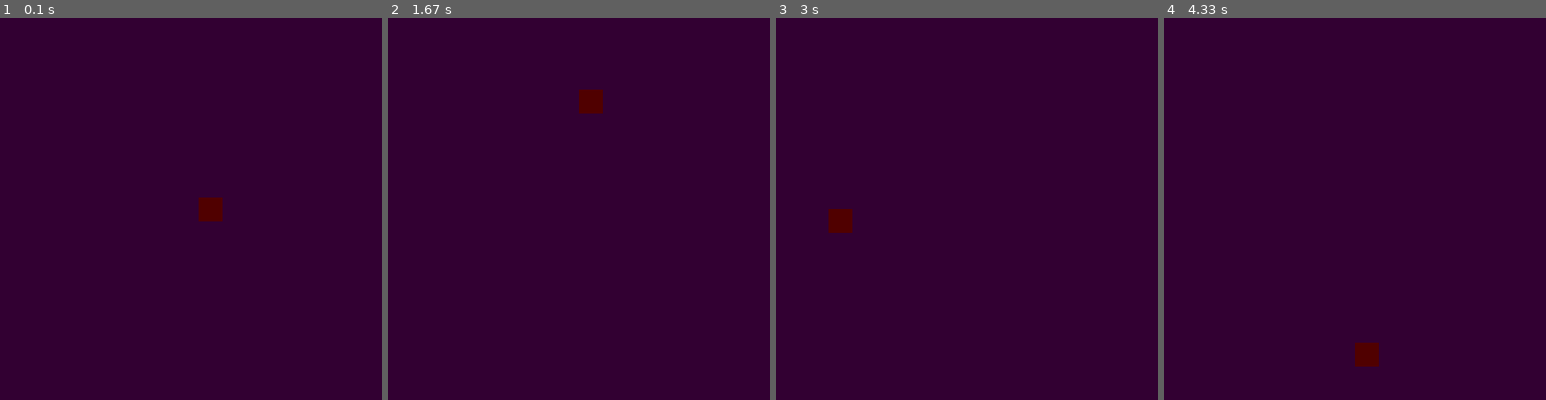
Above: before the commit, frames 1-4 (left to right).
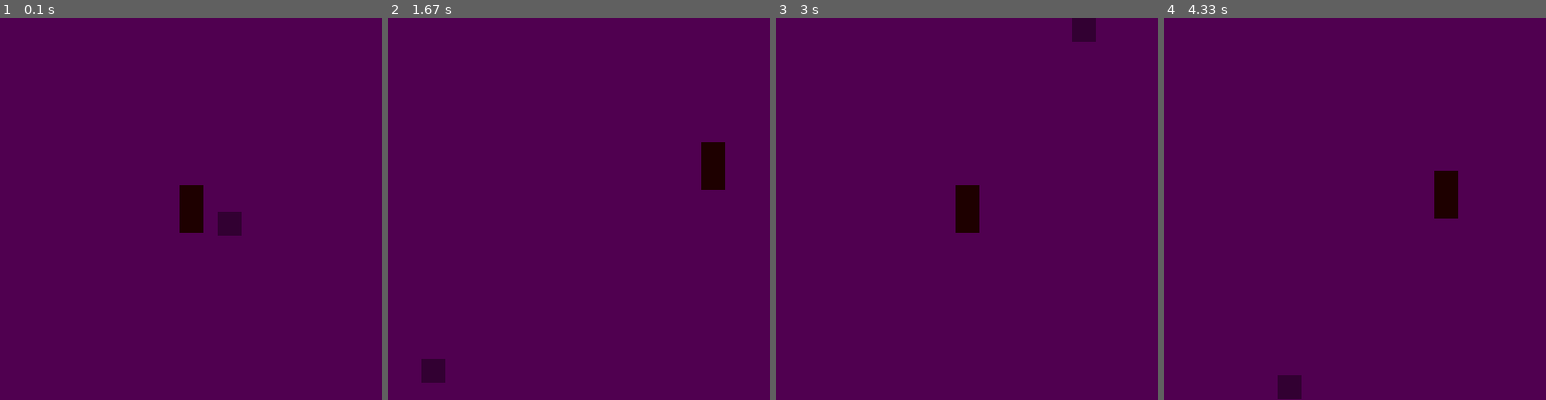
Above: after the commit, the same moments.

Repository: Randomperson999/Python-2020
Game: pygame game, started from pygameTemplate1/main.py
The game is run twice, just before and just after one commit, with the same random seed, the same clock (stepped at 60 frames per second) and the same inputs.
Inputs:
- Up to frame 1 (0.1 s): no input
- Up to frame 2 (1.67 s): hold Right 0.33-0.8 s; hold Up 0.83-1.13 s; hold Right 1.17-1.63 s
- Up to frame 3 (3 s): hold Left 1.67-2.2 s; hold Down 2.23-2.53 s; hold Left 2.57-2.97 s
- Up to frame 4 (4.33 s): hold Up 3-3.37 s; hold Right 3.4-4.03 s; hold Down from 4.07 s (still down)

The runs differ from the first frame. In frame 1, 100% of the frame differs, in the area x 0-100%, y 0-100%; in frame 2, 100%; in frame 3, 100%; in frame 4, 100%.

Commit message:
pygame template

Diff:
--- a/pygameTemplate1/colors.py
+++ b/pygameTemplate1/colors.py
@@ -10,5 +10,6 @@
 MAGENTA = (255, 0, 255)
 
 DARK_RED = (80, 0, 0)
+DEEP_RED = (30, 0, 0)
 PURPLE = (80, 0, 80)
 DARK_PURPLE = (50, 0, 50)
--- a/pygameTemplate1/main.py
+++ b/pygameTemplate1/main.py
@@ -4,22 +4,54 @@
 
 import pygame
 import random
+import math
 import colors as c
 
 # classes
-class Player(pygame.sprite.Sprite):
+class Npc(pygame.sprite.Sprite):
     def __init__(self):
-        super(Player, self).__init__()
+        super(Npc, self).__init__()
         self.image = pygame.Surface((25, 25))
-        self.image.fill(c.DARK_RED)
+        self.image.fill(c.DARK_PURPLE)
         self.rect = self.image.get_rect()
         self.rect.center = (WIDTH/2, HEIGHT/2)
+        # self.rect.bottomright = (0, 0)
+        # self.speedX = random.randint(-10, 10)
+        # self.speedY = random.randint(-10, 10)
         self.speedX = 5
-        self.speedY = 0
-
+        self.speedY = 5
+        self.ang = 10
     def update(self):
         self.rect.y += self.speedY*2
         self.rect.x += self.speedX*2
+        self.circle(10)
+        # other movement
+        # if self.rect.right >= WIDTH:
+        #     self.speedX = 0
+        #     self.speedY = -5
+        # if self.rect.right >= WIDTH and self.rect.topright[1] < 0:
+        #     self.speedX = -5
+        #     self.speedY = 0
+        # if self.rect.left < 0 and self.rect.topleft[1] <= 0:
+        #     self.speedX = 0
+        #     self.speedY = 5
+        # if self.rect.left <= 0 and self.rect.bottomleft[1] > HEIGHT:
+        #     self.speedX = 5
+        #     self.speedY = 0
+        # if self.rect.right > WIDTH and self.rect.bottomright[1] >= HEIGHT:
+        #     self.speedX = 0
+        #     self.speedY = -5
+
+        # movement1
+        # if self.rect.centerx >= (WIDTH/2) and self.ang < 360:
+        #     self.circle(8)
+        #     self.rect.center = (WIDTH/2, HEIGHT/2)
+        #     self.speedX = 3
+        #     self.speedY = -3
+        # if self.rect.bottomleft[0] > WIDTH and self.rect.bottomleft[1] <= 0:
+        #     self.rect.bottomright = (0, 0)
+        #     self.speedX = 3
+        #     self.speedY = 3
 
         # screen wrapping
         # if self.rect.right > WIDTH:
@@ -30,28 +62,40 @@
         #     self.rect.top = 0
         # if self.rect.top < 0:
         #     self.rect.bottom = HEIGHT
+        #
 
-        if self.rect.right > WIDTH:
+        # screen wrapping 3
+        if self.rect.right >= WIDTH-1 or self.rect.left <= 0:
+            self.speedX = -self.speedX
+        if self.rect.bottom >= HEIGHT or self.rect.top <= 0:
+            self.speedY = -self.speedY
+
+    def circle(self, n):
+        rad = self.ang * math.pi / 180
+        self.rect.centery = -math.sin(rad) * n + self.rect.centery
+        self.rect.centerx = math.cos(rad) * n + self.rect.centerx
+        self.ang += 5
+        if self.rect.right >= WIDTH-1:
+            self.rect.right = WIDTH
+        if self.rect.left <= 0:
+            self.rect.left = 0
+        if self.rect.bottom >= HEIGHT:
             self.rect.bottom = HEIGHT
-            self.rect.x = WIDTH/2
-            self.speedX = 0
-            self.speedY = -5
-        if self.rect.left < 0:
+        if self.rect.top <= 0:
             self.rect.top = 0
-            self.rect.x = WIDTH/2
-            self.speedX = 0
-            self.speedY = 5
-        if self.rect.bottom > HEIGHT:
-            self.rect.left = 0
-            self.rect.y = HEIGHT/2
-            self.speedX = 5
-            self.speedY = 0
-        if self.rect.top < 0:
-            self.rect.right = WIDTH
-            self.rect.y = HEIGHT/2
-            self.speedX = -5
-            self.speedY = 0
 
+class Player(pygame.sprite.Sprite):
+    def __init__(self):
+        super(Player, self).__init__()
+        self.image = pygame.Surface((25, 50))
+        self.image.fill(c.DEEP_RED)
+        self.rect = self.image.get_rect()
+        self.rect.center = (WIDTH / 2, HEIGHT / 2)
+        self.speedX = 0
+        self.speedY = 0
+    def update(self):
+        self.rect.y += self.speedY
+        self.rect.x += self.speedX
 
 # Constants
 HEIGHT = 400
@@ -67,16 +111,20 @@
 pygame.display.set_caption(title)
 clock = pygame.time.Clock()
 
+
 # sprite groups
 allSprites = pygame.sprite.Group()
 playersGroup = pygame.sprite.Group()
 mobsGroup = pygame.sprite.Group()
-
 # game objects
+npc = Npc()
 player = Player()
 
 # add objects to sprite groups
+allSprites.add(npc)
+mobsGroup.add(npc)
 allSprites.add(player)
+playersGroup.add(player)
 
 
 # game loop
@@ -87,13 +135,46 @@
 
     # process input
     for event in pygame.event.get():
+        # grid movement
+        # if event.type == pygame.KEYDOWN:
+        #     if event.key == pygame.K_LEFT:
+        #         # player.speedX = -2
+        #         player.rect.x -= 25
+        #     if event.key == pygame.K_RIGHT:
+        #         player.rect.x += 25
+        #     if event.key == pygame.K_UP:
+        #         player.rect.y -= 50
+        #     if event.key == pygame.K_DOWN:
+        #         player.rect.y += 50
+        # flow movement
+        if event.type == pygame.KEYDOWN:
+            if event.key == pygame.K_LEFT:
+                player.speedX = -5
+            if event.key == pygame.K_RIGHT:
+                player.speedX = 5
+            if event.key == pygame.K_UP:
+                player.speedY = -5
+            if event.key == pygame.K_DOWN:
+                player.speedY = 5
+        if event.type == pygame.KEYUP:
+            if event.key == pygame.K_LEFT:
+                player.speedX = 0
+            if event.key == pygame.K_RIGHT:
+                player.speedX = 0
+            if event.key == pygame.K_UP:
+                player.speedY = 0
+            if event.key == pygame.K_DOWN:
+                player.speedY = 0
+
+
+
         # check for window closing
         if event.type == pygame.QUIT:
             running = False
     # update events
     allSprites.update()
     # render all changes
-    screen.fill(c.DARK_PURPLE)
+    screen.fill(c.PURPLE)
     allSprites.draw(screen)
 
     pygame.display.flip()
